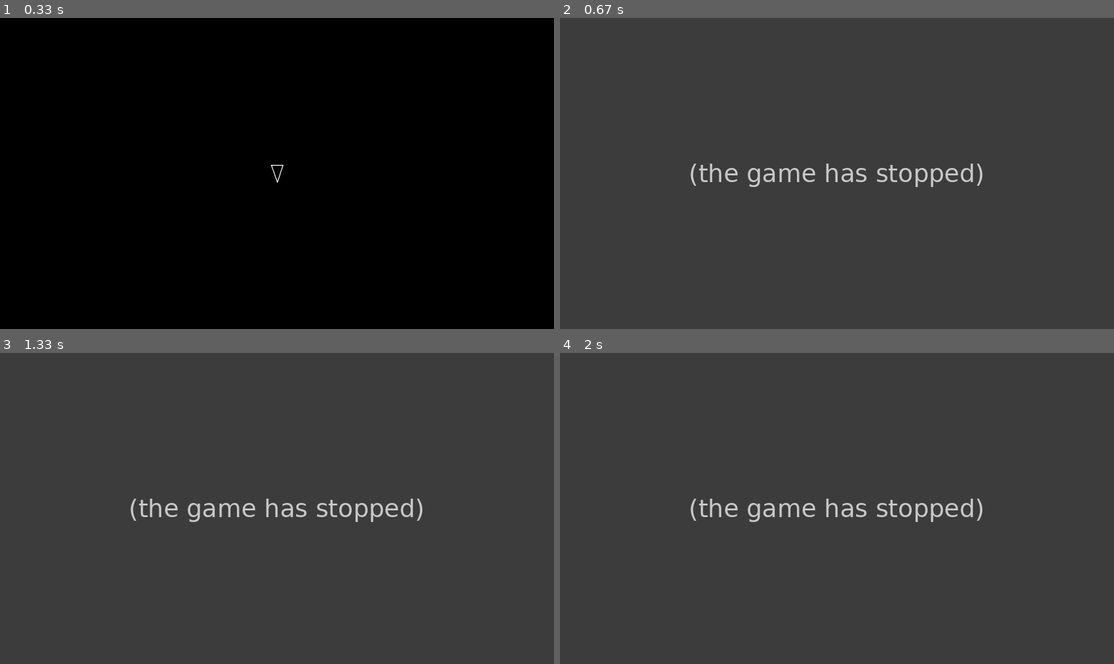
Above: before the commit, frames 1-4 (two rows, left to right).
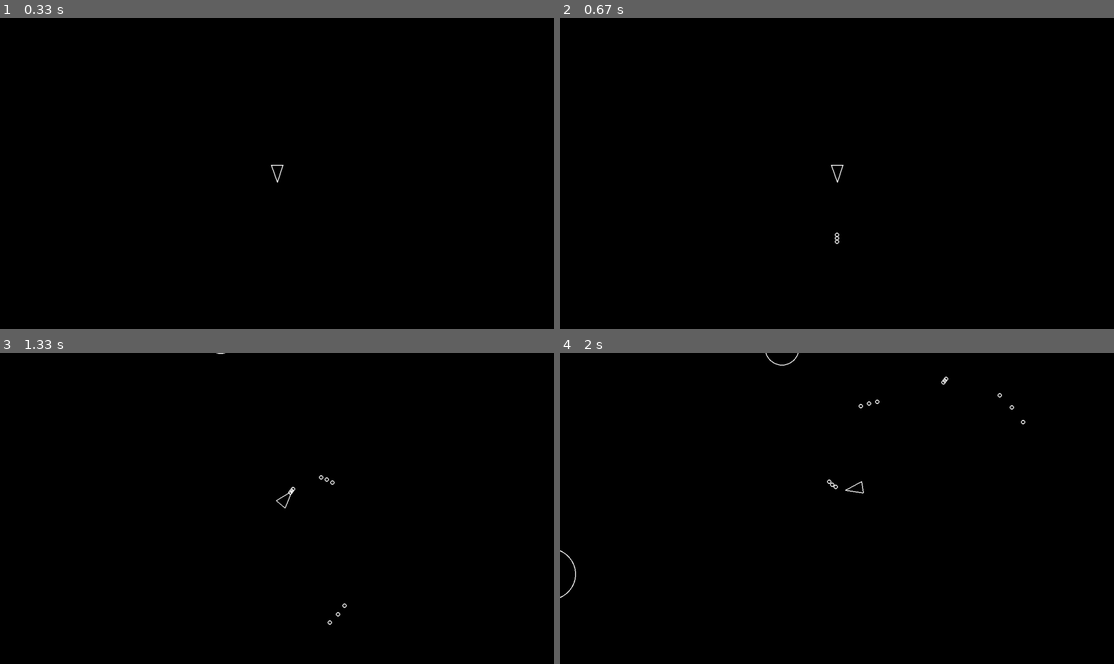
Above: after the commit, the same moments.

Repository: MartinFiorde/asteroids-pygame
Game: pygame game, started from main.py
Same seed, same stepped clock (60 frames per second), same inputs: the game is played once before the commit and once after it.
Inputs:
- Up to frame 1 (0.33 s): no input
- Up to frame 2 (0.67 s): tap Space at 0.33 s
- Up to frame 3 (1.33 s): hold D 0.67-1.13 s; tap Space at 0.73, 1.03, 1.23 s; hold W from 1.17 s (still down)
- Up to frame 4 (2 s): release W at 1.47 s; hold D 1.5-1.97 s; tap Space at 1.57, 1.87 s

Frame 1 is identical in both runs. In frame 2, 100% of the frame differs, in the area x 0-100%, y 0-100%; in frame 3, 100%; in frame 4, 100%.
Error before the commit: TypeError: Shoot.__init__() takes 4 positional arguments but 5 were given (player.py line 51); the game stopped at 0.33 s (later frames are placeholders)

Commit message:
refactor directory modules

Diff:
--- a/asteroidfield.py
+++ b/asteroidfield.py
@@ -1,6 +1,6 @@
 import pygame
 import random
-from asteroid import Asteroid
+from models.asteroid import Asteroid
 from constants import *
 
 
--- a/main.py
+++ b/main.py
@@ -3,10 +3,10 @@
 import pygame
 
 from constants import *
-from player import Player
-from asteroid import Asteroid
+from models.player import Player
+from models.asteroid import Asteroid
 from asteroidfield import AsteroidField
-from shoot import Shoot
+from models.shoot import Shoot
 
 
 def main():
--- a/asteroid.py
+++ b/models/asteroid.py
@@ -1,6 +1,6 @@
 import pygame
 
-from circleshape import CircleShape
+from models.circleshape import CircleShape
 
 
 class Asteroid(CircleShape):
--- a/player.py
+++ b/models/player.py
@@ -1,8 +1,8 @@
 import pygame
 
-from circleshape import CircleShape
+from models.circleshape import CircleShape
 from constants import *
-from shoot import Shoot
+from models.shoot import Shoot
 
 
 # Base class for game objects
--- a/shoot.py
+++ b/models/shoot.py
@@ -1,12 +1,13 @@
 import pygame
 
 from constants import *
-from circleshape import CircleShape
+from models.circleshape import CircleShape
 
 
 class Shoot(CircleShape):
-    def __init__(self, x, y, radius):
+    def __init__(self, x, y, radius, velocity):
         super().__init__(x, y, radius)
+        self.velocity = velocity
 
     def draw(self, screen):
         return pygame.draw.circle(screen, "white", self.position, SHOOT_RADIUS, 2)
Renamed: circleshape.py -> models/circleshape.py
